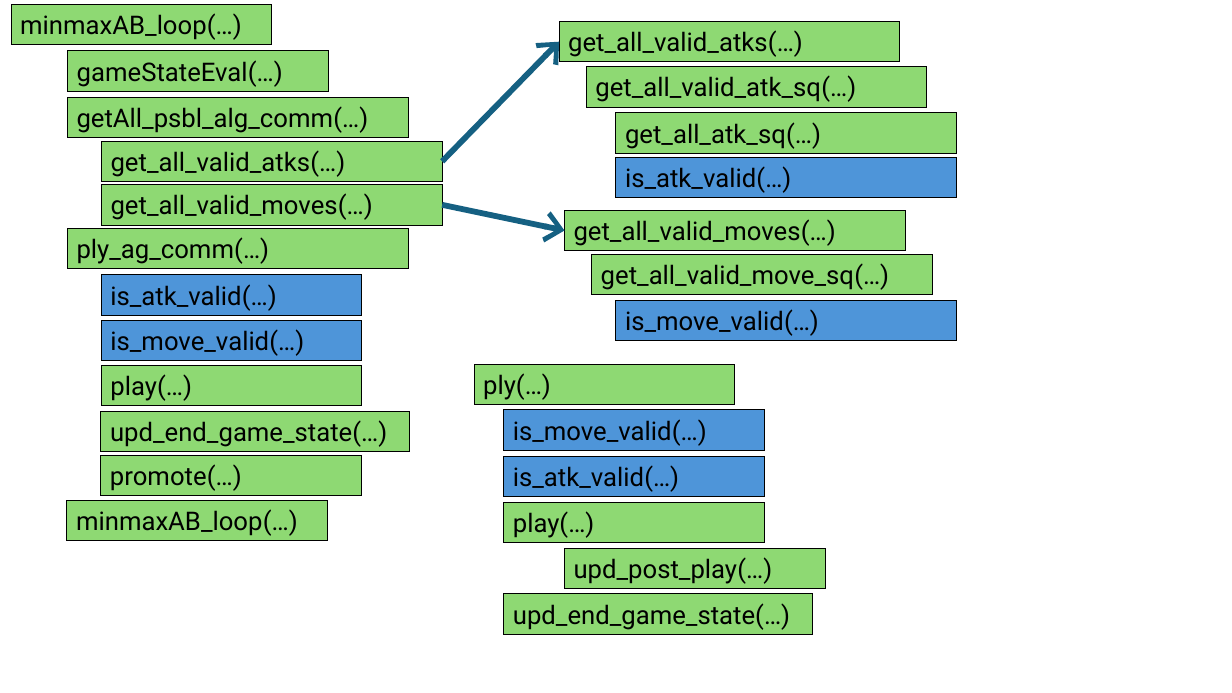
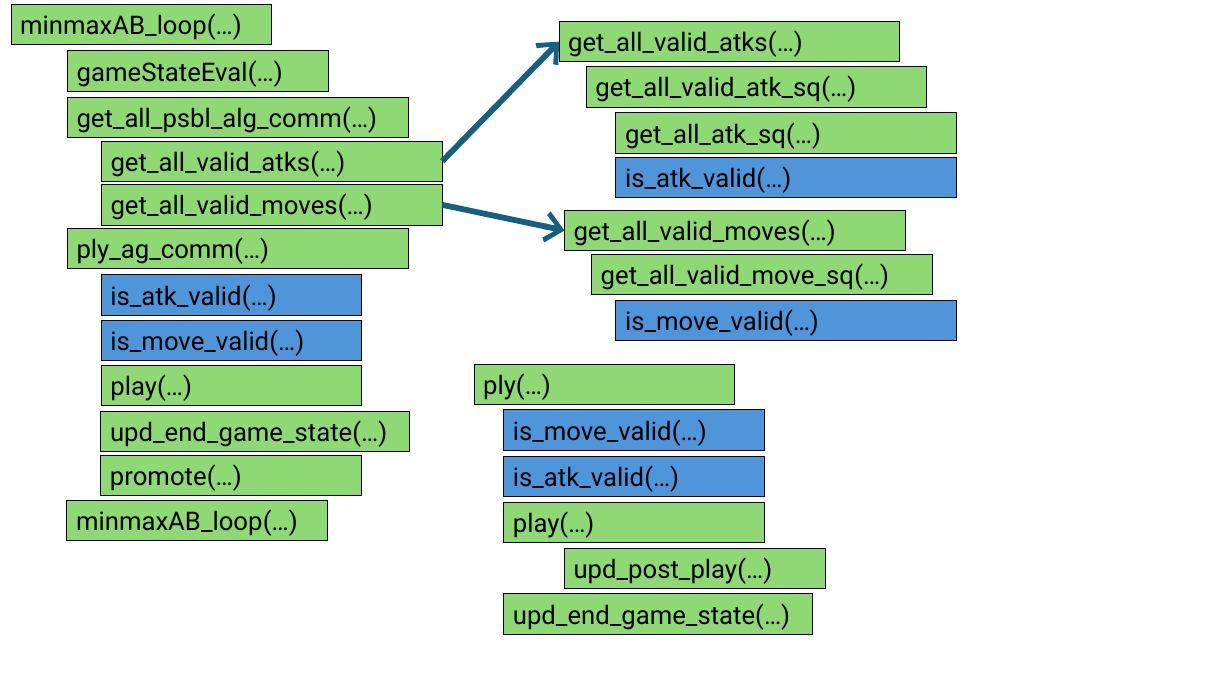
Before and after one commit to XiaoYiQing/game_dev_practice, a slide deck: slide 5 of docs/chess_structure.pptx. Drawn at 1232x693 pixels with LibreOffice and Linux fonts; fonts in the diff are those of the drawing. Boxes give left, top, right and bottom in pixels: in the first picture for what was removed or moved away, otherwise in the second. Text is boxed around its words. In the diff, an @@ line names an element or a change of style, - is before the commit and + after.

```diff
--- a/docs/chess_structure.pptx
+++ b/docs/chess_structure.pptx
@@ text in rectangle at (77,106,378,133): text changed @@
-getAll_psbl_alg_comm(…)
+get_all_psbl_alg_comm(…)
```
Also in this commit, not shown: 1 other slide changed, 2 other files.
